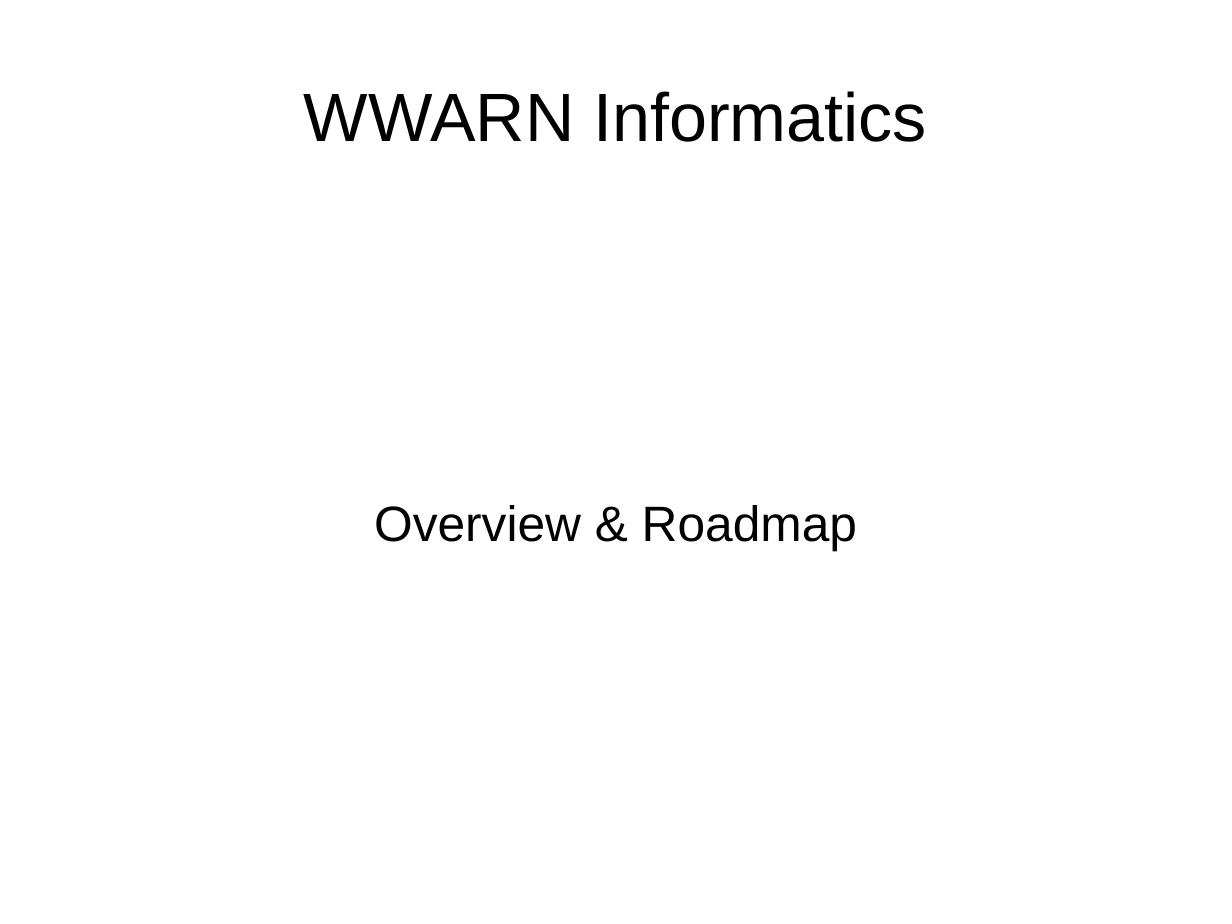
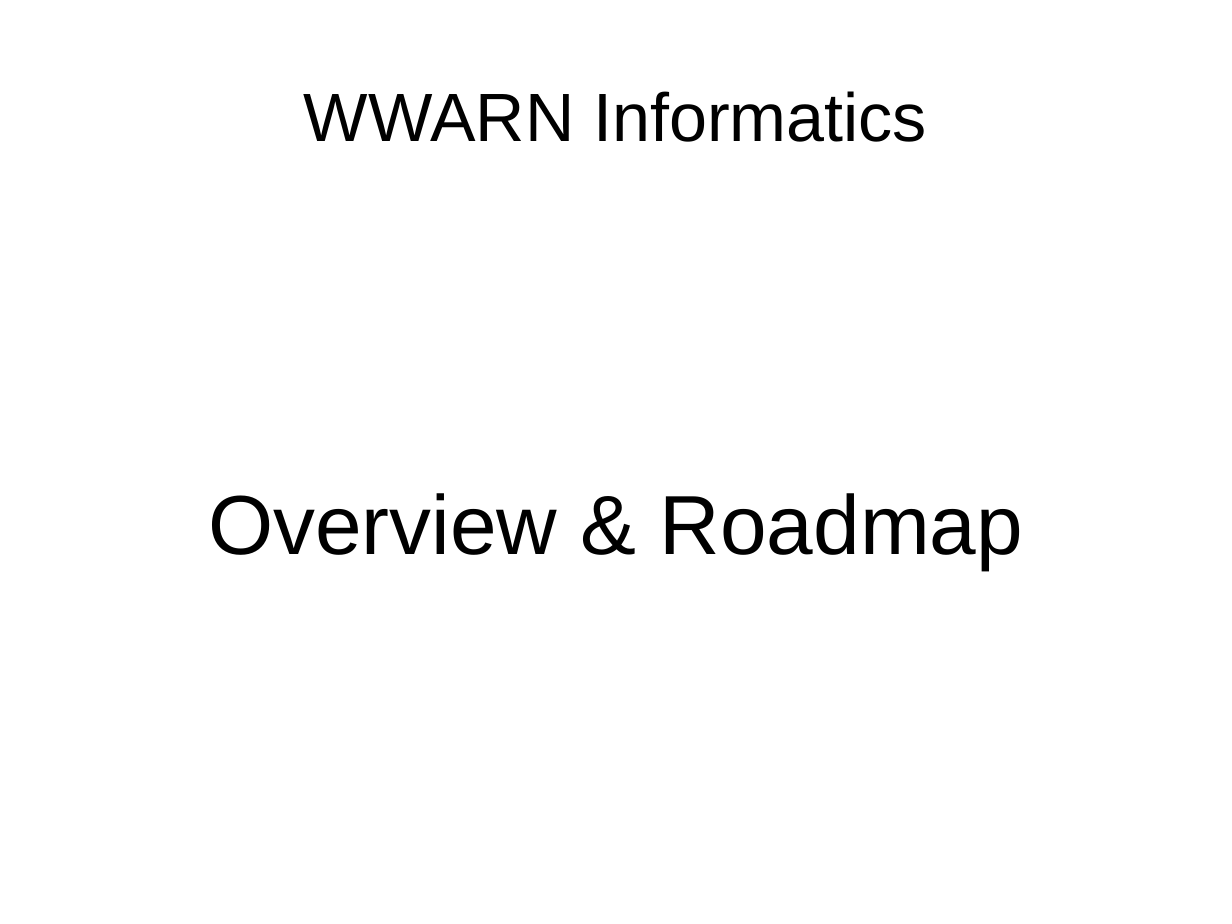
Before and after one commit to timp/dsn-chassis, a slide deck: slide 1 of wwarn/docs/content/presentations/20090911-wwarn-informatics-overview.odp. Drawn at 1232x924 pixels with LibreOffice and Linux fonts; fonts in the diff are those of the drawing. Boxes give left, top, right and bottom in pixels: in the first picture for what was removed or moved away, otherwise in the second. Text is boxed around its words. In the diff, an @@ line names an element or a change of style, - is before the commit and + after.

```diff
--- a/wwarn/docs/content/presentations/20090911-wwarn-informatics-overview.odp
+++ b/wwarn/docs/content/presentations/20090911-wwarn-informatics-overview.odp
@@ subtitle "Overview & Roadmap" at (208,493,1023,570): size 32 to 54 pt @@
```
Also in this commit, not shown: 5 other slides changed, 1 slide added, 3 slides removed, 1 other file.
